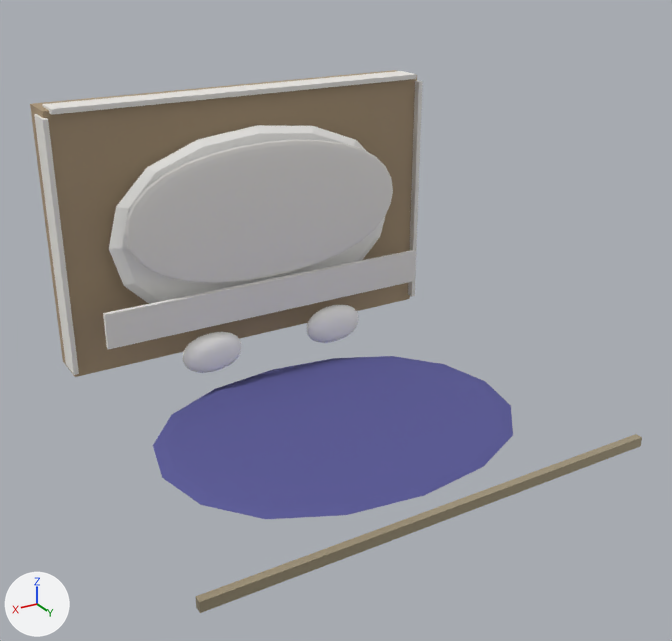
An edit to the glTF model ev_engine/assets/bed.glb, drawn before and after from the same camera.
Rendered twice from a 50 mm camera at (3.42, 7.45, 2.4) aimed at (-0.12, 1.56, -0.55). The lights are fixed; the arrows at lower left show +X, +Y and +Z. The picture after the commit comes second. Vertices at exactly the same position are counted once.

The older version as bpy lines, for what is in view:
```python
me_cube = bpy.data.meshes.new('Cube')
me_cube.from_pydata(...)  # 1450 vertices, 2840 faces; spans x -1.85..1.85, y 0.0..3.28, z -1.4..1.12
# faces by material slot: [92, 1728, 816, 192, 12]
me_cube.materials.append(mat_ev_wood)  # beige #ac9678
me_cube.materials.append(mat_ev_fabricwhite)  # white #fbf9f6
me_cube.materials.append(mat_ev_fabriccream)  # white #edeae5
me_cube.materials.append(mat_ev_velvet)  # blue #585898
me_cube.materials.append(mat_ev_brass)  # beige #ddcead
ob_bed = bpy.data.objects.new('Bed', me_cube)
ob_bed.location = (0.0, 0.0, 0.0)
```
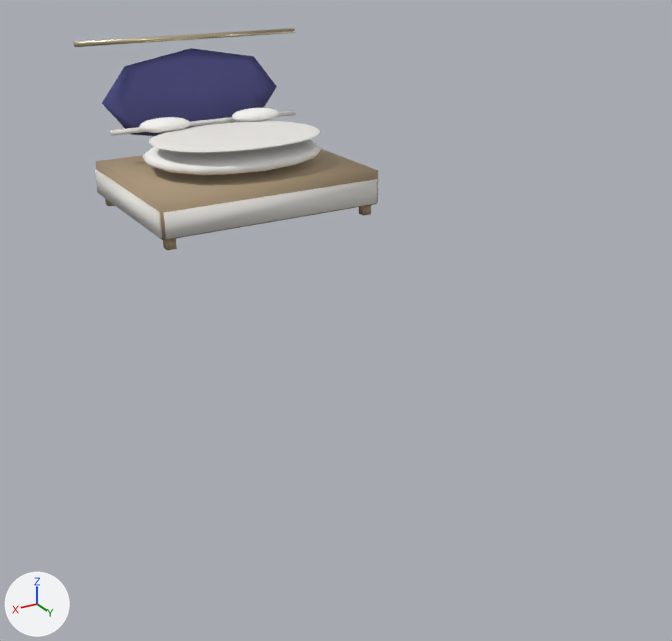
Location of each change, (x1, y1, x2, y2) in pixels of the pictures (672 x 641 px; the box of a moved part takes in the faces that stretch with it):
'Bed', reshaped (50% narrower, 59% shorter): before (30, 70, 642, 613); after (74, 28, 379, 250)
part 1 of me_cube, added (beige): after (74, 28, 295, 47)
part 2 of me_cube, added (beige): after (96, 149, 378, 241)
part 3 of me_cube, added: after (359, 205, 371, 216)
part 4 of me_cube, added: after (163, 239, 177, 250)
part 5 of me_cube, moved or reshaped: before (109, 125, 386, 304); after (142, 139, 322, 175)
part 6 of me_cube, moved or reshaped: before (125, 140, 393, 283); after (232, 108, 279, 122)
part 7 of me_cube, moved or reshaped: before (183, 332, 242, 373); after (139, 117, 190, 133)
part 8 of me_cube, moved or reshaped: before (307, 305, 359, 343); after (149, 121, 321, 153)
part 9 of me_cube, added: after (110, 110, 296, 136)
part 10 of me_cube, added: after (95, 170, 162, 238)
part 11 of me_cube, added: after (164, 179, 377, 239)
part 12 of me_cube, added (blue): after (102, 48, 277, 136)
part 13 of me_cube, deleted: before (30, 70, 642, 613)

The change in detail:
me_cube is used by ob_bed; location (0.0, 0.0, 0.0).
me_cube had 1450 vertices, 2840 faces and spanned x -1.85..1.85, y 0.0..3.28, z -1.4..1.12.
me_cube now has 1362 vertices, 2664 faces and spans x -1.07..1.07, y -0.87..0.82, z 0.0..1.44.
me_cube part 1: a new loose piece, a box spanning x -1.07..1.07, y -0.855..-0.805, z 1.4..1.44, in mat_ev_brass (beige #ddcead).
me_cube part 2: a new loose piece, a box spanning x -1.0..1.0, y -0.8..0.8, z 0.1..0.4, in mat_ev_wood (beige #ac9678).
me_cube part 3: a new loose piece, a box spanning x -0.96..-0.88, y 0.68..0.76, z 0.0..0.1, in mat_ev_wood (beige #ac9678).
me_cube part 4: a new loose piece, a box spanning x 0.88..0.96, y 0.68..0.76, z 0.0..0.1, in mat_ev_wood (beige #ac9678).
me_cube part 5: the loose piece of 98 vertices spanning x -1.34..1.34, y 0.36..0.6, z -0.84..0.84 is scaled about its middle by (0.6, 5.5, 0.125), then moved by (0.0, -0.48, 0.53).
me_cube part 6: the loose piece of 386 vertices spanning x -1.26..1.26, y 0.63..0.69, z -0.44..0.74 is scaled about its middle by (0.183, 4.37, 0.1), then moved by (-0.45, -1.11, 0.58), in mat_ev_fabricwhite (white #fbf9f6).
me_cube part 7: the loose piece of 386 vertices spanning x 0.33..0.87, y 0.62..0.78, z -1.18..-0.82 is scaled about its middle by (0.846, 1.75, 0.333), then moved by (-0.15, -1.15, 1.73).
me_cube part 8: the loose piece of 386 vertices spanning x -0.87..-0.33, y 0.62..0.78, z -1.18..-0.82 is scaled about its middle by (2.83, 6.5, 0.167), then moved by (0.6, -0.62, 1.68), in mat_ev_fabriccream (white #edeae5).
me_cube part 9: a new loose piece, a box spanning x -0.91..0.91, y -0.58..-0.52, z 0.673..0.707, in mat_ev_fabriccream (white #edeae5).
me_cube part 10: a new loose piece, a box spanning x 1.0..1.02, y -0.78..0.78, z 0.115..0.325, in mat_ev_fabriccream (white #edeae5).
me_cube part 11: a new loose piece, a box spanning x -0.98..0.98, y 0.8..0.82, z 0.115..0.325, in mat_ev_fabriccream (white #edeae5).
me_cube part 12: a new loose piece of 26 vertices spanning x -0.88..0.88, y -0.87..-0.81, z 0.48..1.32, in mat_ev_velvet (blue #585898).
me_cube part 13: 11 loose pieces with 194 vertices, spanning x -1.85..1.85, y 0.0..3.28, z -1.4..1.12, are deleted.
Other edits to the shape of me_cube do not show in these pictures.
